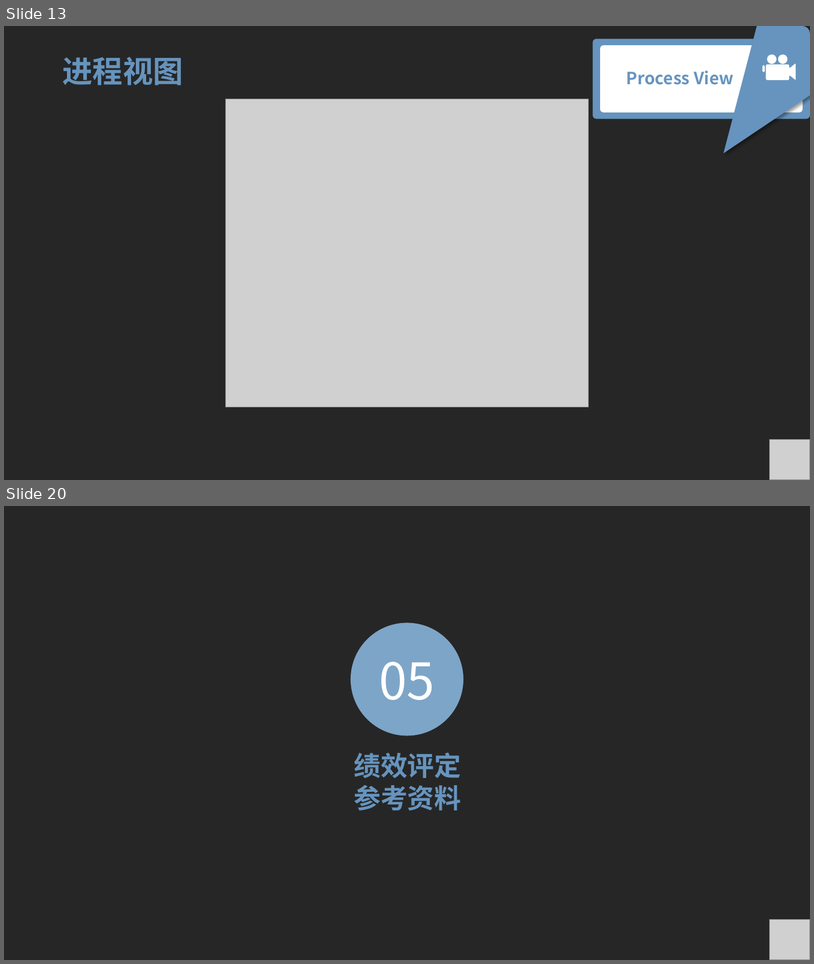
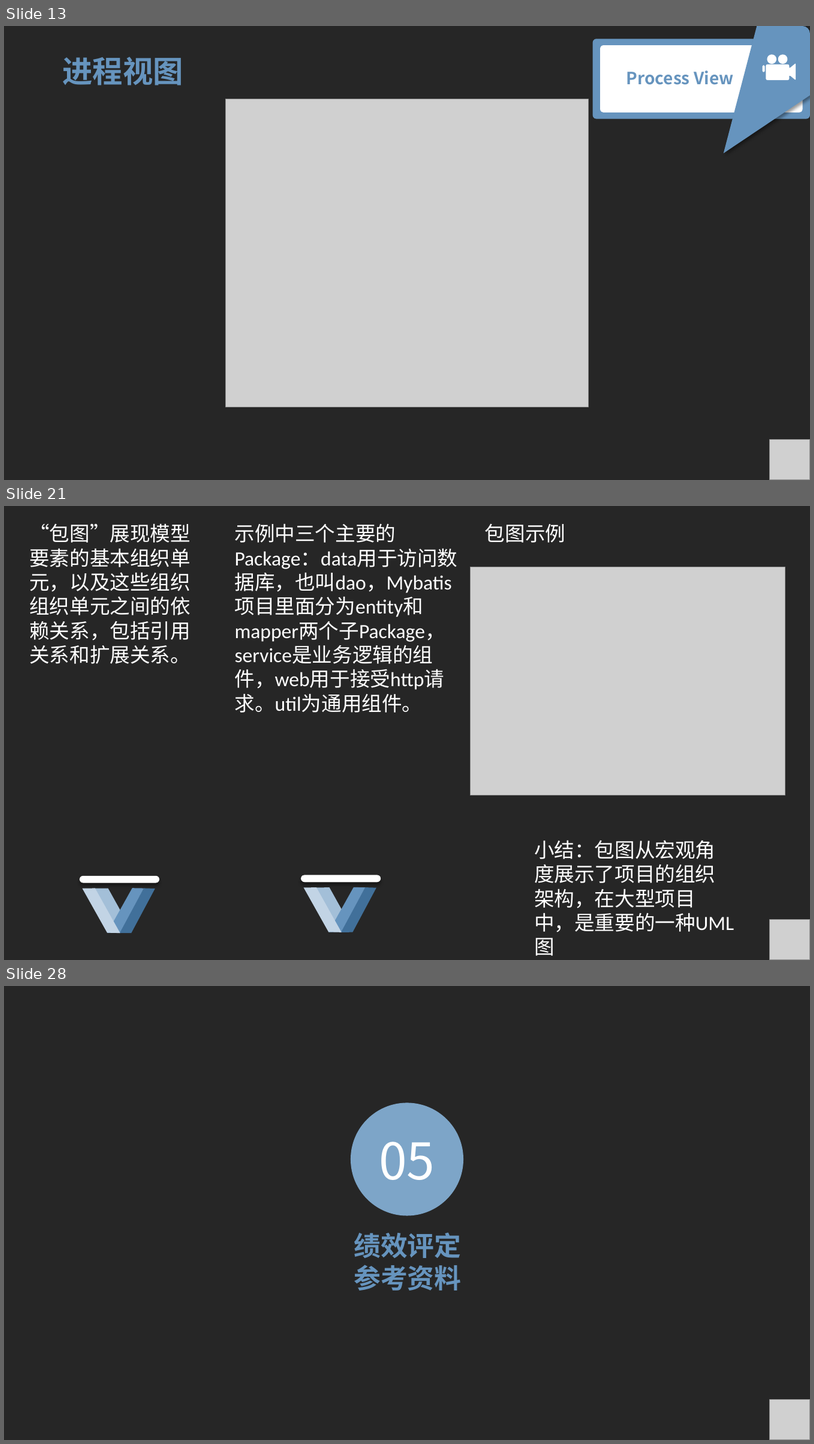
Before and after one commit to ToryXu0407/Project_yc, a slide deck: 翻转课堂/翻转课堂4+1View.pptx. Shown one above the other, each under a label of ours: slides 13 and 20 before the commit, slides 13, 21 and 28 after it; the slides between them are not shown. The pictures are 814x964 and 814x1444 pixels, drawn with LibreOffice and Linux fonts; fonts in the diff are those of the drawing; grey boxes stand for pictures. Boxes give left, top, right and bottom in pixels: in the first picture for what was removed or moved away, otherwise in the second. Text is boxed around its words. In the diff, an @@ line names an element or a change of style, - is before the commit and + after.

```diff
--- a/翻转课堂/翻转课堂4+1View.pptx
+++ b/翻转课堂/翻转课堂4+1View.pptx
@@ slide 21 added at [4, 506, 810, 960], background #4D4D4D; not listed: 1 template element that a slide beside it also shows @@
@@ text added at [29, 523, 191, 664], 24 pt, text #FFFFFF @@
+“包图”展现模型要素的基本组织单元，以及这些组织组织单元之间的依赖关系，包括引用关系和扩展关系。
@@ text added at [235, 523, 458, 712], 24 pt, text #FFFFFF @@
+示例中三个主要的Package：data用于访问数据库，也叫dao，Mybatis项目里面分为entity和mapper两个子Package，service是业务逻辑的组件，web用于接受http请求。util为通用组件。
@@ text added at [485, 523, 566, 543], 24 pt, text #FFFFFF @@
+包图示例
@@ picture added at [471, 567, 786, 795] @@
@@ text added at [534, 840, 734, 932], 24 pt, text #FFFFFF @@
+小结：包图从宏观角度展示了项目的组织架构，在大型项目中，是重要的一种UML图
@@ rounded rectangle added at [80, 876, 159, 883], fill #FFFFFF @@
@@ group added at [82, 882, 156, 938]: 4 freeform shapes @@
@@ rounded rectangle added at [301, 875, 381, 882], fill #FFFFFF @@
@@ group added at [304, 882, 378, 937]: 4 freeform shapes @@
@@ picture added at [770, 919, 810, 960] @@
@@ what was slide 20 is now slide 28 @@
```
Also in this commit, not shown: 13 slides changed, 7 other slides added.
